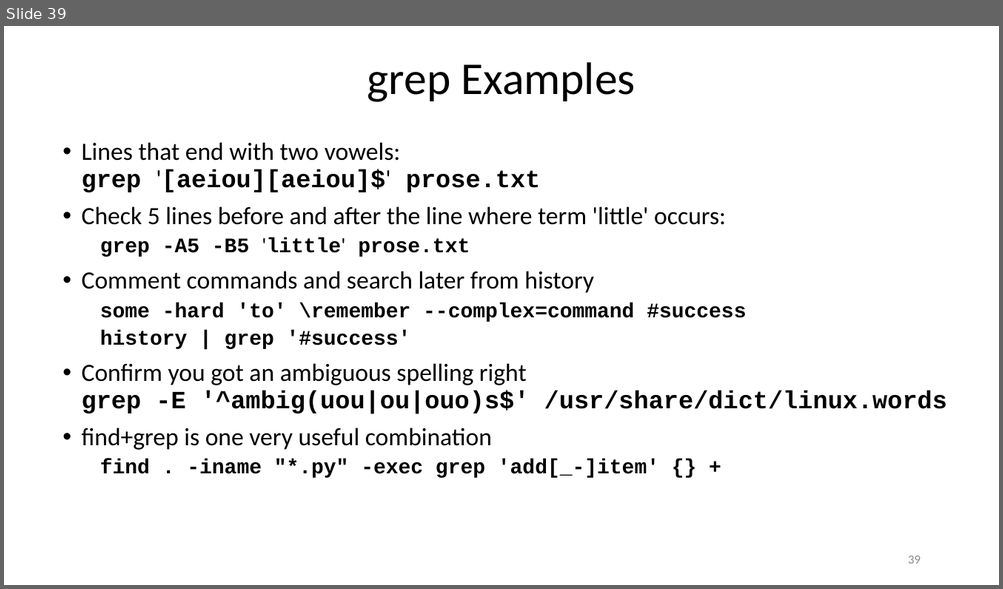
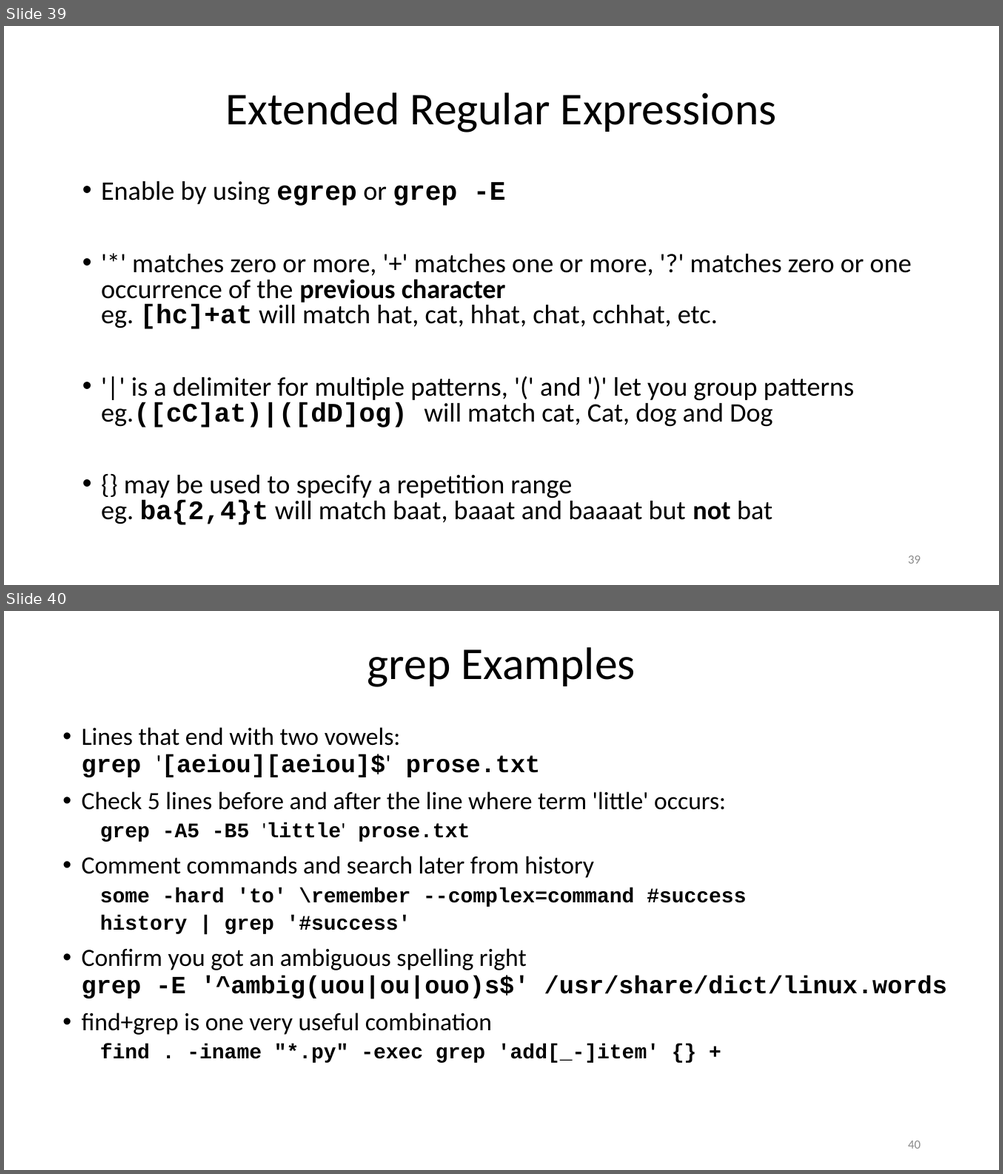
Before and after one commit to ketancmaheshwari/lisa19, a slide deck: lpt_LISA.pptx. Shown one above the other, each under a label of ours: slide 39 before the commit, slides 39 and 40 after it. The pictures are 1003x589 and 1003x1174 pixels, drawn with LibreOffice and Linux fonts; fonts in the diff are those of the drawing. Boxes give left, top, right and bottom in pixels: in the first picture for what was removed or moved away, otherwise in the second. Text is boxed around its words. In the diff, an @@ line names an element or a change of style, - is before the commit and + after.

Commit message:
a slide for extended regular expressions

```diff
--- a/lpt_LISA.pptx
+++ b/lpt_LISA.pptx
@@ slide 39 added at box(4, 26, 999, 585), background #FFFFFF @@
@@ title added at box(226, 93, 777, 133), 33 pt, text #000000 @@
+Extended Regular Expressions
@@ text added at box(101, 181, 911, 526), 19.4 pt, text #000000 @@
+• Enable by using egrep or grep -E
+• '*' matches zero or more, '+' matches one or more, '?' matches zero or one occurrence of the previous character
+  eg. [hc]+at will match hat, cat, hhat, chat, cchhat, etc.
+• '|' is a delimiter for multiple patterns, '(' and ')' let you group patterns
+  eg.([cC]at)|([dD]og) will match cat, Cat, dog and Dog
+• {} may be used to specify a repetition range
+  eg. ba{2,4}t will match baat, baaat and baaaat but not bat
@@ page number added at box(908, 556, 920, 564), 9 pt, text #8C8C8C @@
+39
@@ what was slide 39 is now slide 40 @@
@@ page number at box(908, 1141, 920, 1149): text changed @@
-39
+40
```
Also in this commit, not shown: 3 slides changed, 1 other file.
